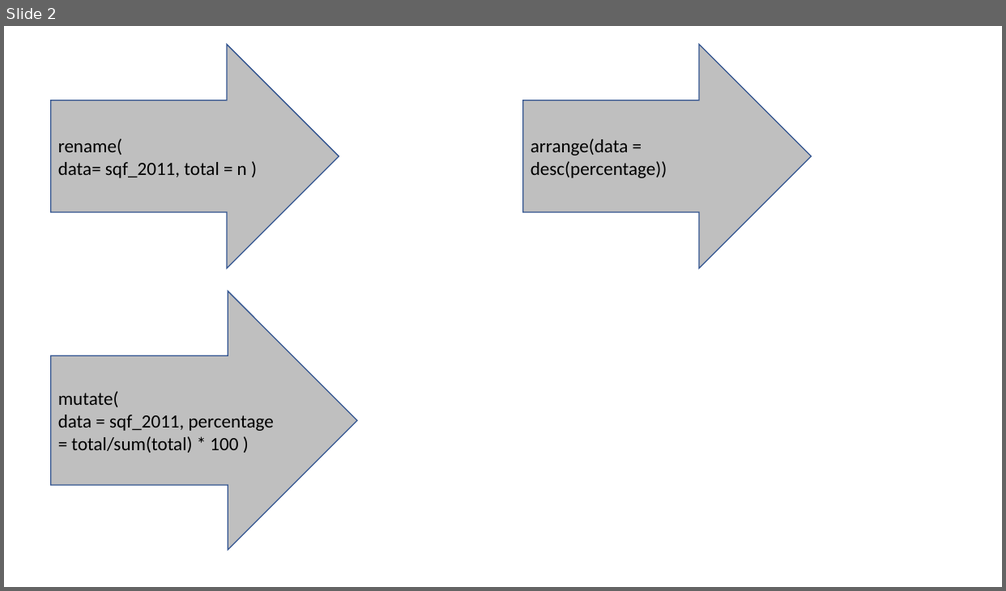
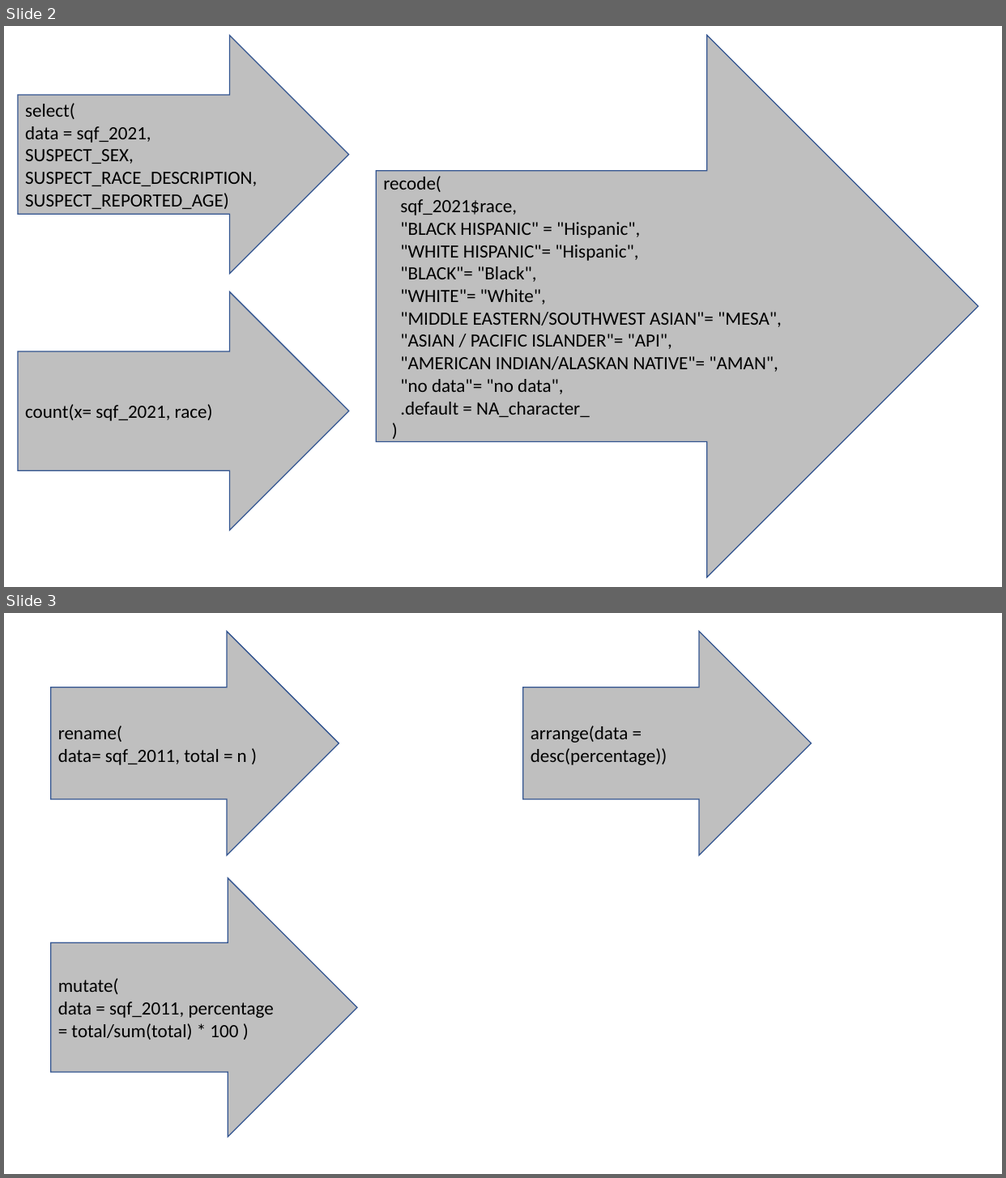
Before and after one commit to Nics-Github/NECOMMIT-2023, a slide deck: activity/arrows.pptx. Shown one above the other, each under a label of ours: slide 2 before the commit, slides 2 and 3 after it. The pictures are 1006x591 and 1006x1178 pixels, drawn with LibreOffice and Linux fonts; fonts in the diff are those of the drawing. Boxes give left, top, right and bottom in pixels: in the first picture for what was removed or moved away, otherwise in the second. Text is boxed around its words. In the diff, an @@ line names an element or a change of style, - is before the commit and + after.

Commit message:
Commiting class presentation and arrows update

```diff
--- a/activity/arrows.pptx
+++ b/activity/arrows.pptx
@@ slide 2 added at [4,26,1002,587], background #FFFFFF @@
@@ right arrow added at [18,35,348,274], fill #BFBFBF, outline #325491 1 pt, 18 pt, text #000000 @@
+select(
+data = sqf_2021,
+SUSPECT_SEX, SUSPECT_RACE_DESCRIPTION, SUSPECT_REPORTED_AGE)
@@ right arrow added at [376,35,978,578], fill #BFBFBF, outline #325491 1 pt, 18 pt, text #000000 @@
+recode(
+sqf_2021$race,
+"BLACK HISPANIC" = "Hispanic",
+"WHITE HISPANIC"= "Hispanic",
+"BLACK"= "Black",
+"WHITE"= "White",
+"MIDDLE EASTERN/SOUTHWEST ASIAN"= "MESA",
+"ASIAN / PACIFIC ISLANDER"= "API",
+"AMERICAN INDIAN/ALASKAN NATIVE"= "AMAN",
+"no data"= "no data",
+.default = NA_character_
+)
@@ right arrow added at [18,292,348,531], fill #BFBFBF, outline #325491 1 pt, 18 pt, text #000000 @@
+count(x= sqf_2021, race)
@@ what was slide 2 is now slide 3 @@
```
Also in this commit, not shown: 1 slide changed, 1 other slide added, 3 other files.
